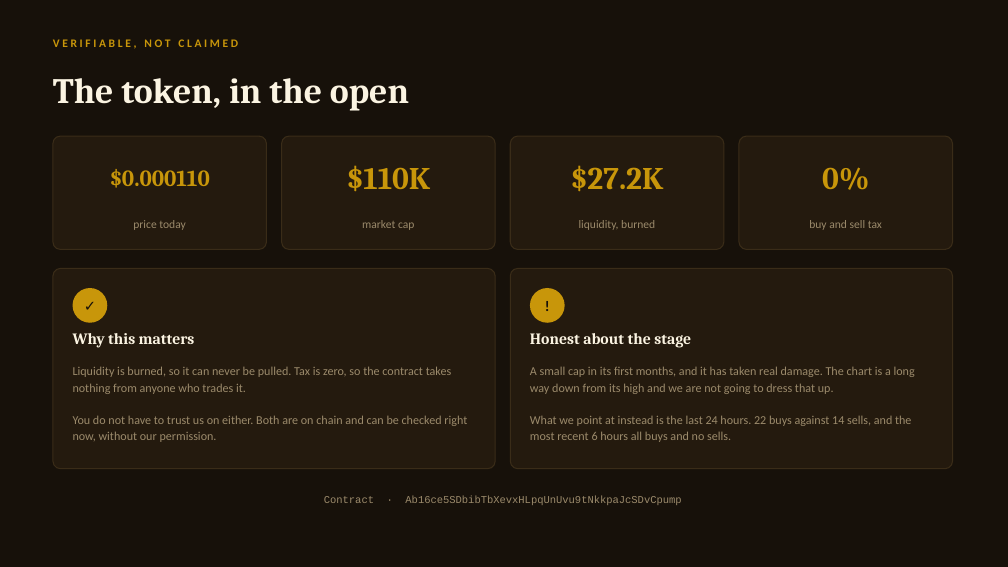
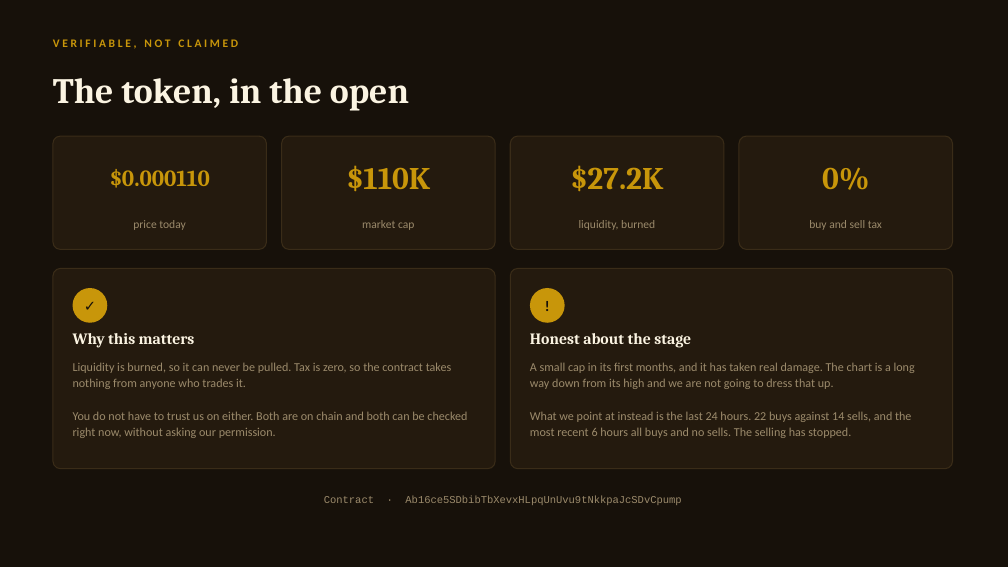
Before and after one commit to anatomyofagoalofficial-lab/zapp369, a slide deck: slide 4 of ZAPP_Deck.pptx (slide 8 before the commit). Drawn at 1008x567 pixels with LibreOffice and Linux fonts; fonts in the diff are those of the drawing. Boxes give left, top, right and bottom in pixels: in the first picture for what was removed or moved away, otherwise in the second. Text is boxed around its words. In the diff, an @@ line names an element or a change of style, - is before the commit and + after.

```diff
--- a/ZAPP_Deck.pptx
+++ b/ZAPP_Deck.pptx
@@ text at box(73, 411, 467, 438): text changed @@
-You do not have to trust us on either. Both are on chain and can be checked right now, without our permission.
+You do not have to trust us on either. Both are on chain and both can be checked right now, without asking our permission.
@@ text at box(530, 411, 911, 438): text changed @@
-What we point at instead is the last 24 hours. 22 buys against 14 sells, and the most recent 6 hours all buys and no sells.
+What we point at instead is the last 24 hours. 22 buys against 14 sells, and the most recent 6 hours all buys and no sells. The selling has stopped.
```
Also in this commit, not shown: 12 other slides changed, 4 slides added, 5 slides removed, 4 other files.
